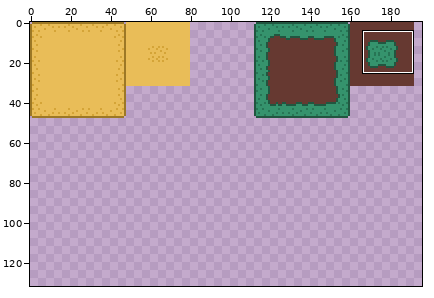
One commit to this pixel-art file: project-files/levels_tileset.aseprite. The picture above shows the old version from afar; the outline marks the close-up.
Close-up. Earlier state:
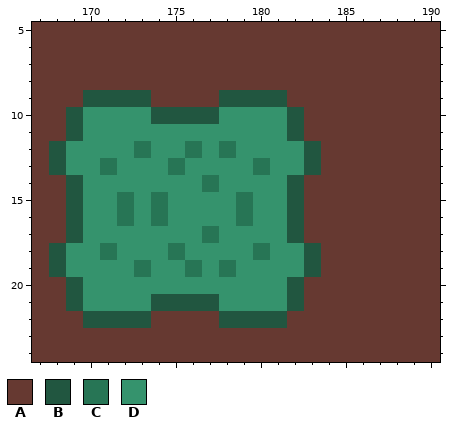
512x512 pixels, 1 frame. Colours within 5 levels of each other are drawn and written as one. Shown: x 167..190, y 5..24. The wide view leaves out empty margins. The commit also changed other parts of the picture, which this record leaves out.
Visible layers, top first: "Layer 2", "Layer 1".
Palette (. is transparent): A #663931  B #215640  C #277555  D #35936d
Pixels before, first column x 167:
 5 AAAAAAAAAAAAAAAAAAAAAAAA
 6 AAAAAAAAAAAAAAAAAAAAAAAA
 7 AAAAAAAAAAAAAAAAAAAAAAAA
 8 AAAAAAAAAAAAAAAAAAAAAAAA
 9 AAABBBBAAAABBBBAAAAAAAAA
10 AABDDDDBBBBDDDDBAAAAAAAA
11 AABDDDDDDDDDDDDBAAAAAAAA
12 ABDDDDCDDCDCDDDDBAAAAAAA
13 ABDDCDDDCDDDDCDDBAAAAAAA
14 AABDDDDDDDCDDDDBAAAAAAAA
15 AABDDCDCDDDDCDDBAAAAAAAA
16 AABDDCDCDDDDCDDBAAAAAAAA
17 AABDDDDDDDCDDDDBAAAAAAAA
18 ABDDCDDDCDDDDCDDBAAAAAAA
19 ABDDDDCDDCDCDDDDBAAAAAAA
20 AABDDDDDDDDDDDDBAAAAAAAA
21 AABDDDDBBBBDDDDBAAAAAAAA
22 AAABBBBAAAABBBBAAAAAAAAA
23 AAAAAAAAAAAAAAAAAAAAAAAA
24 AAAAAAAAAAAAAAAAAAAAAAAA
The same view after the edit:
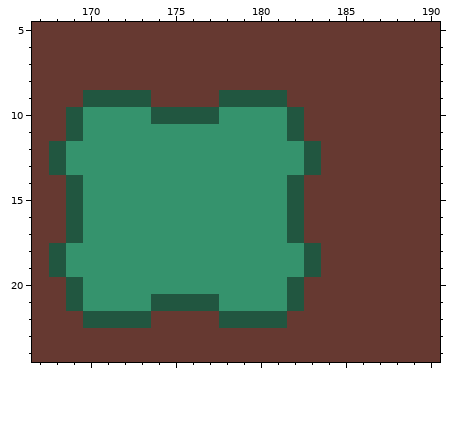
The exact change:
layer "Layer 2" now hidden
layer "Layer 2 Copy" added
Changed rows in their new state; - is an unchanged pixel.
Layer "Layer 2 Copy":
first column x 171:
12 --D--D-D--
13 D---D----D
14 ------D---
15 -D-D----D-
16 -D-D----D-
17 ------D---
18 D---D----D
19 --D--D-D--
Boxes around the changes in both close-ups, in picture pixels (x1, y1, x2, y2):
changed: (100, 141, 270, 277)
